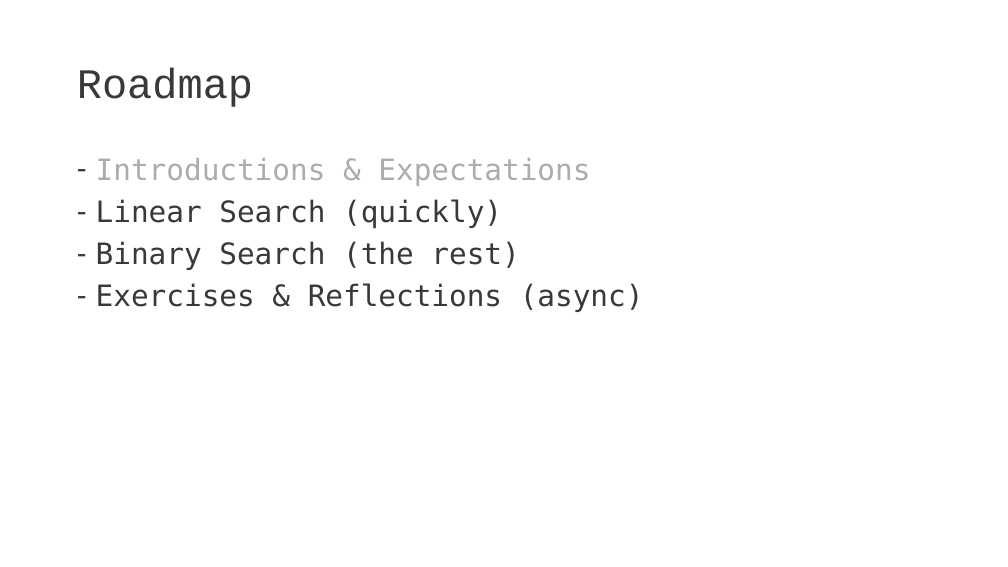
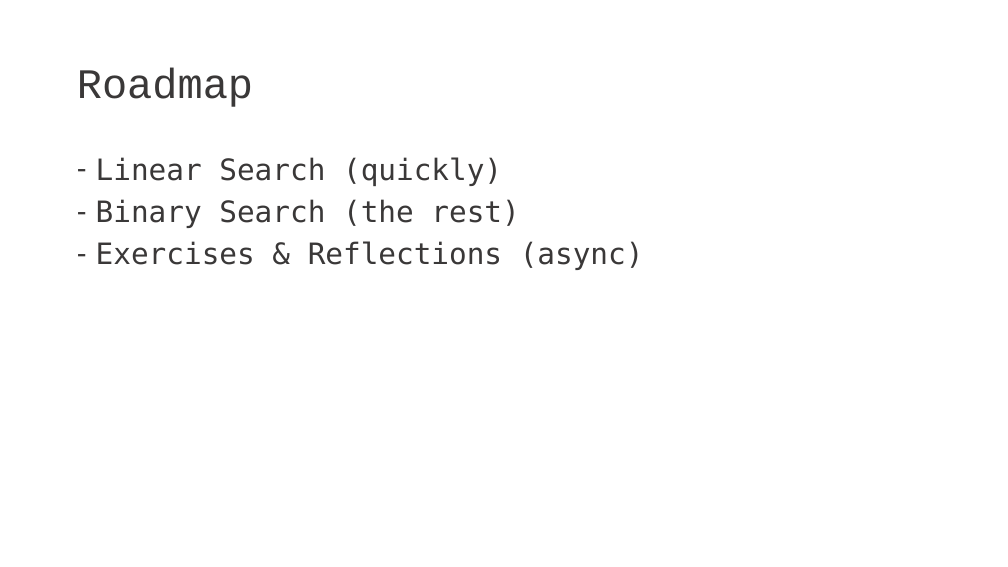
Before and after one commit to bridger-herman/search-lecture, a slide deck: slide 5 of SearchLecture.pptx. Drawn at 1008x567 pixels with LibreOffice and Linux fonts; fonts in the diff are those of the drawing. Boxes give left, top, right and bottom in pixels: in the first picture for what was removed or moved away, otherwise in the second. Text is boxed around its words. In the diff, an @@ line names an element or a change of style, - is before the commit and + after.

Commit message:
Update slides

```diff
--- a/SearchLecture.pptx
+++ b/SearchLecture.pptx
@@ text at [96, 158, 590, 186]: paragraph removed @@
-– Introductions & Expectations
```
Also in this commit, not shown: 2 other slides changed, 1 slide added, 1 other file.
